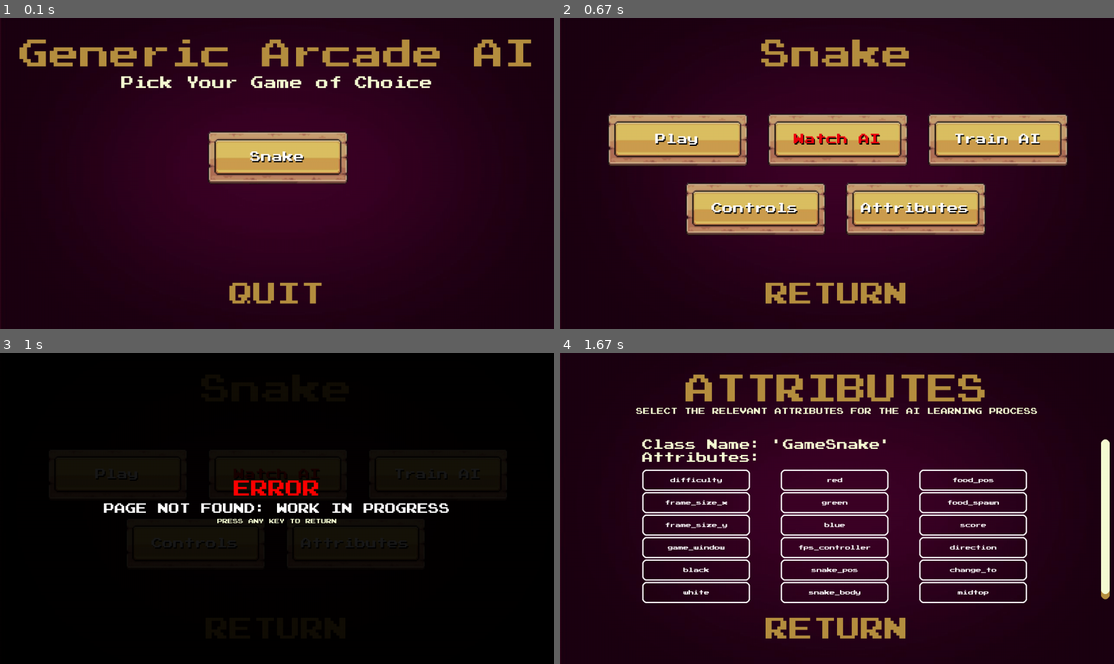
Above: before the commit, frames 1-4 (two rows, left to right).
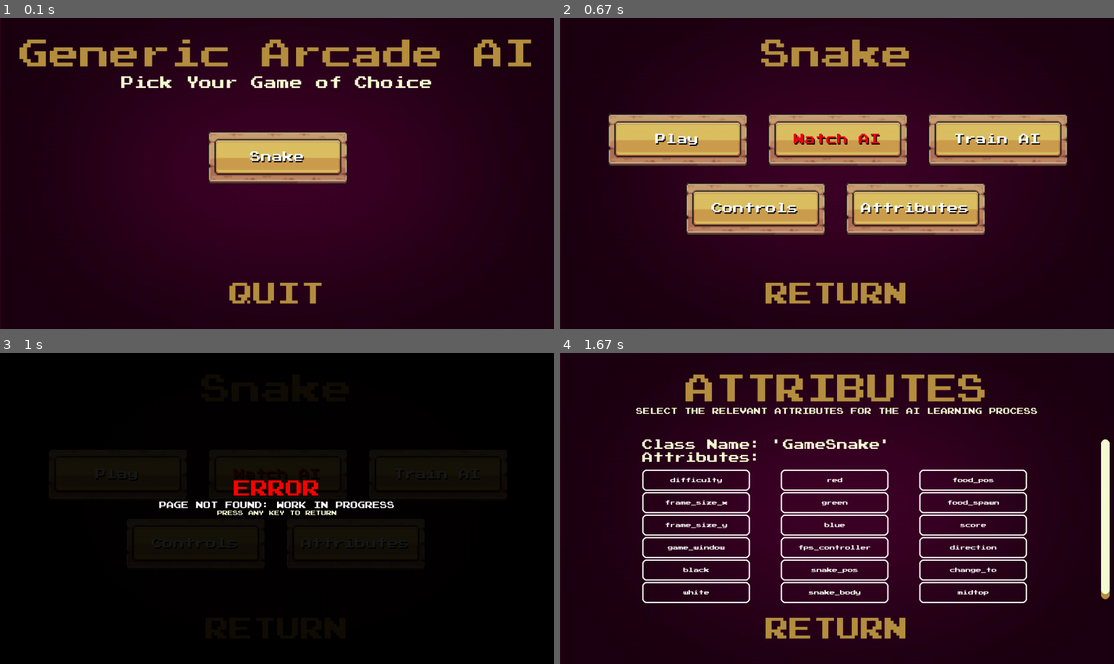
Above: after the commit, the same moments.

Repository: Tom-Basha/ArcadeLearner
Game: pygame game, started from gui/main.py
The game is run twice, just before and just after one commit, with the same random seed, the same clock (stepped at 60 frames per second) and the same inputs.
Inputs:
- Up to frame 1 (0.1 s): no input
- Up to frame 2 (0.67 s): click "Snake" at 0.38 s
- Up to frame 3 (1 s): click "Watch AI" at 0.72 s
- Up to frame 4 (1.67 s): hold Right 1-1.47 s; click "Attributes" at 1.55 s

Frames 1-2 are identical in both runs. In frame 3, 1.7% of the frame differs, in the area x 18-82%, y 47-55%; in frame 4, nothing differs.

Commit message:
better error screen

Diff:
--- a/assets/error.py
+++ b/assets/error.py
@@ -1,5 +1,4 @@
 import sys
-
 import pygame
 from assets.utils import *
 
@@ -7,6 +6,29 @@
 
 
 def error_msg(message):
+    def adjust_font_size(message, min_size, max_size, max_width):
+        font_size = max_size
+        while font_size >= min_size:
+            font = pygame.font.Font(None, font_size)
+            msg_lines = wrap_text(message, font, max_width)
+            if len(msg_lines) * font.get_linesize() <= max_width:
+                return font, msg_lines
+            font_size -= 1
+        return None, []
+
+    def wrap_text(text, font, max_width):
+        words = text.split(' ')
+        lines = []
+        current_line = []
+        for word in words:
+            new_line = ' '.join(current_line + [word])
+            if font.size(new_line)[0] <= max_width:
+                current_line.append(word)
+            else:
+                lines.append(' '.join(current_line))
+                current_line = [word]
+        lines.append(' '.join(current_line))
+        return lines
 
     # Get the current Pygame screen
     screen = pygame.display.get_surface()
@@ -20,13 +42,26 @@
     dimmer.fill(BLACK)
     dimmer.set_alpha(230)
 
-    # Create a font for the message
+    # Calculate the font size and wrap the message
+    max_width = 400  # Set the width limit you want for the message
+    font, message_lines = adjust_font_size(message, 12, 25, max_width)
+
+    if not font:
+        print("Error: Unable to fit the message within the specified width limit.")
+        return
 
     error_title, error_rect = label_creation("ERROR", 40, ERROR_CLR, (SCREEN_W // 2, SCREEN_H // 2 - 45))
-    msg, msg_rect = label_creation(message, 25, WHITE, (SCREEN_W // 2, 720 // 2))
-    inst, inst_rect = label_creation("PRESS ANY KEY TO RETURN", 12, SECONDARY_CLR, (SCREEN_W // 2, 720 // 2 + 30))
+
+    msg_labels = []
+    for i, line in enumerate(message_lines):
+        msg_label, msg_rect = label_creation(line, font.get_height(), WHITE, (SCREEN_W // 2, 720 // 2 - font.get_height() * len(message_lines) // 2 + i * font.get_height()))
+        msg_labels.append((msg_label, msg_rect))
+
+    # Calculate the position of 'inst' to show it below the messages
+    inst_y = msg_labels[-1][1].bottom + 10
+    inst, inst_rect = label_creation("PRESS ANY KEY TO RETURN", 12, SECONDARY_CLR, (SCREEN_W // 2, inst_y))
+
     visible = True
-
     pygame.time.set_timer(BLINK_EVENT, 700)
 
     # Wait for a mouse click, keyboard click, or timeout
@@ -46,10 +81,12 @@
         # Draw the dimmer and message on the screen
         screen.blit(dimmer, (0, 0))
         screen.blit(error_title, error_rect)
-        screen.blit(msg, msg_rect)
+        for msg_label, msg_rect in msg_labels:
+            screen.blit(msg_label, msg_rect)
 
         if visible:
             screen.blit(inst, inst_rect)
+
         pygame.display.update()
 
         # Tick the Pygame clock
--- a/gui/key_selection.py
+++ b/gui/key_selection.py
@@ -1,6 +1,7 @@
 import pygame
 import pygame.gfxdraw
 from assets.button import *
+from assets.paths import *
 
 
 class KeySelection:
--- a/gui/main.py
+++ b/gui/main.py
@@ -57,7 +57,8 @@
                             code = f.read()
                             exec(code, globals())
                     except Exception as e:
-                        print(f"Error while running {game_path}: {e}")
+                        pg.display.set_mode((1280, 720))
+                        error_msg(f"Error while running {game_path}: {e}")
 
                 if WATCH_BTN.check_input(MENU_MOUSE_POS):
                     error_msg("PAGE NOT FOUND: WORK IN PROGRESS")
